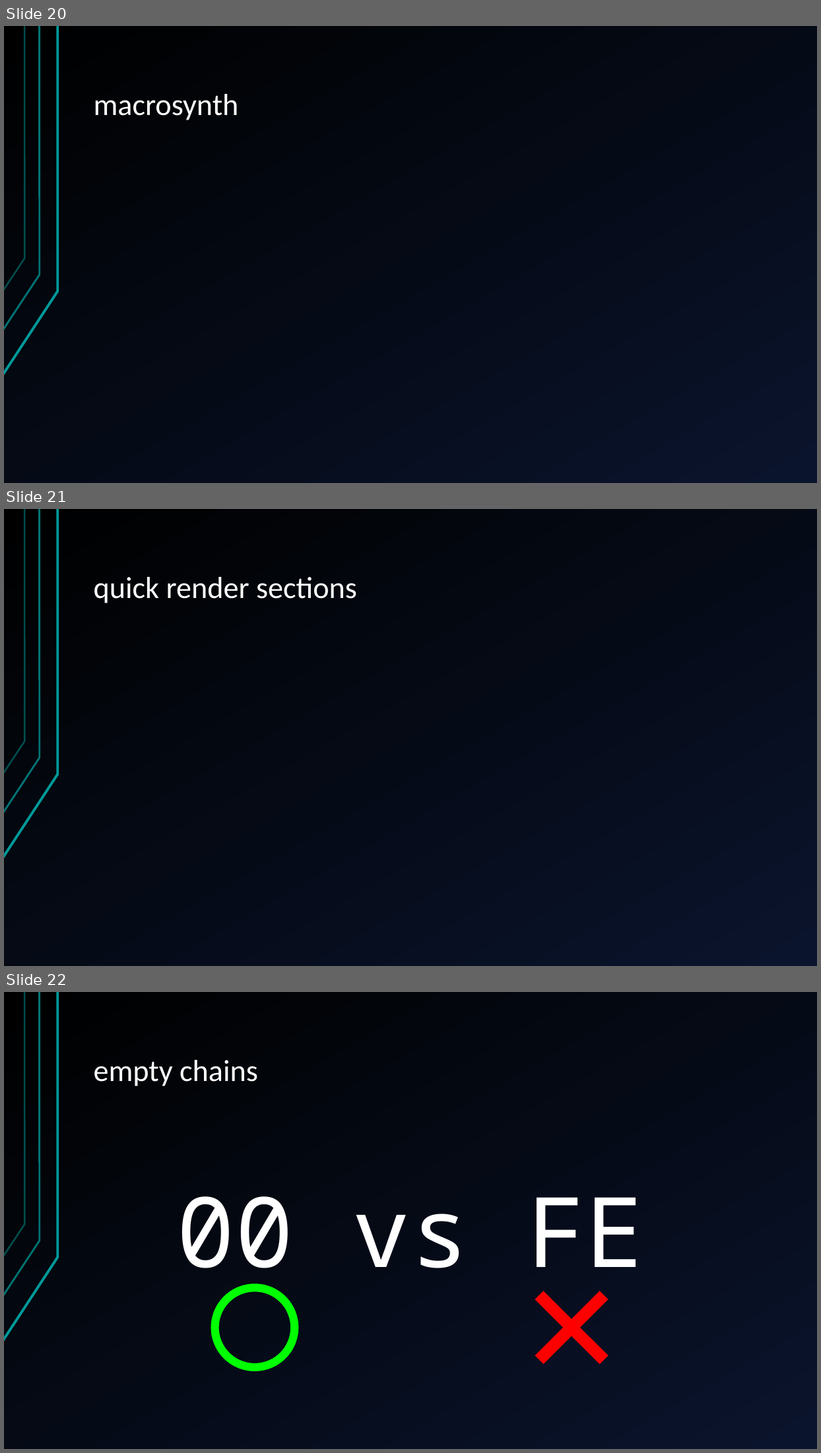
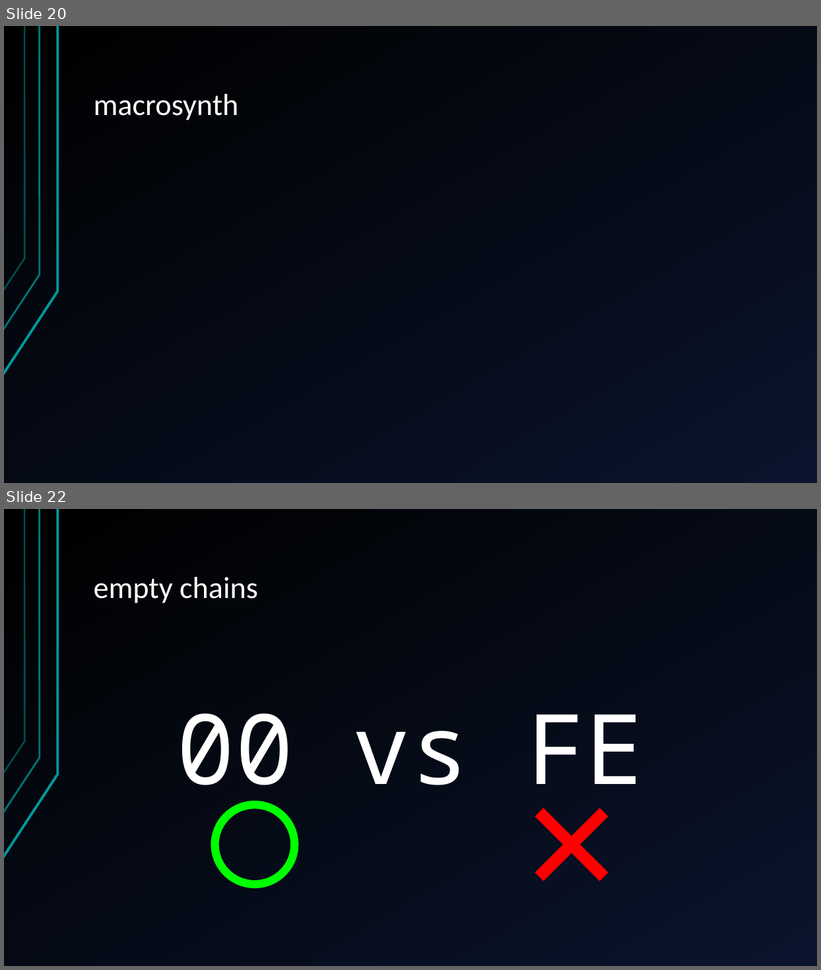
Before and after one commit to jegasus/m8-tracker-workshop, a slide deck: slides_v1.odp. Shown one above the other, each under a label of ours: slides 20, 21 and 22 before the commit, slides 20 and 22 after it; the slides between them are not shown. The pictures are 821x1453 and 821x970 pixels, drawn with LibreOffice and Linux fonts; fonts in the diff are those of the drawing. Boxes give left, top, right and bottom in pixels: in the first picture for what was removed or moved away, otherwise in the second. Text is boxed around its words. In the diff, an @@ line names an element or a change of style, - is before the commit and + after.

```diff
--- a/slides_v1.odp
+++ b/slides_v1.odp
@@ slide 21 removed at [4, 509, 817, 966], background gradient #000000 to #0A142C; not listed: 3 template elements that a slide beside it also shows @@
@@ title removed at [94, 577, 357, 603] @@
-quick render sections
```
Also in this commit, not shown: 3 slides changed, 2 slides added.
